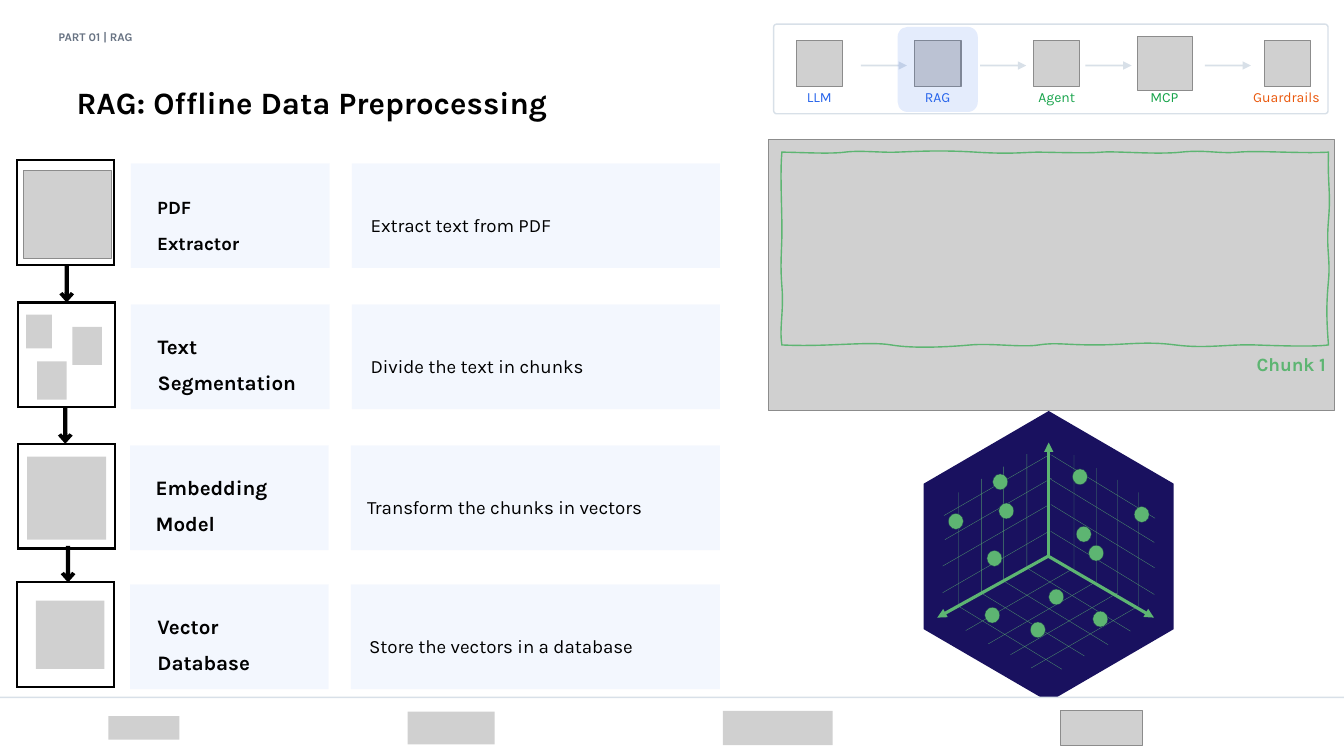
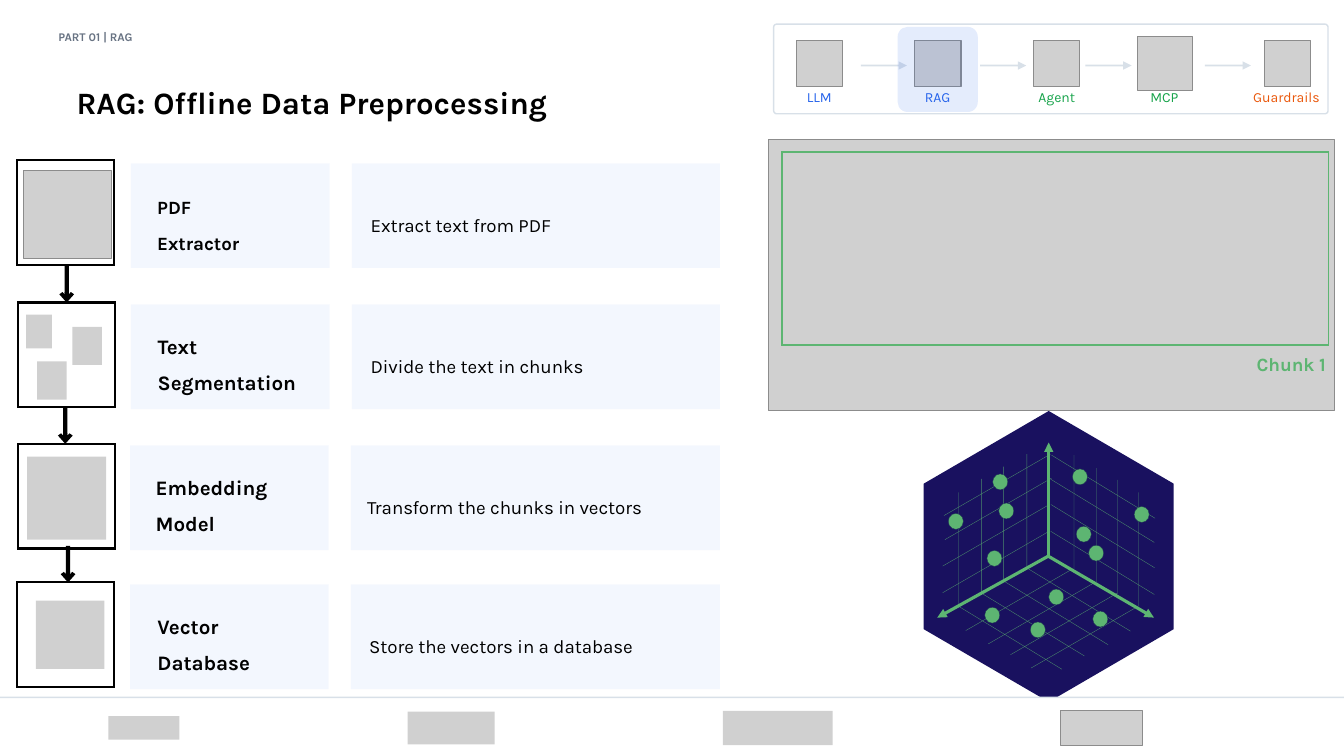
Before and after one commit to ovaccarelli/tutorial_ICDAR, a slide deck: slide 7 of presentation/tutorial_ICDAR.pptx. Drawn at 1344x756 pixels with LibreOffice and Linux fonts; fonts in the diff are those of the drawing; grey boxes stand for pictures. Boxes give left, top, right and bottom in pixels: in the first picture for what was removed or moved away, otherwise in the second. Text is boxed around its words. In the diff, an @@ line names an element or a change of style, - is before the commit and + after.

```diff
--- a/presentation/tutorial_ICDAR.pptx
+++ b/presentation/tutorial_ICDAR.pptx
@@ freeform shape removed at [782,152,1329,345] @@
@@ rectangle added at [782,152,1329,345], outline #5DB572 1 pt @@
```
Also in this commit, not shown: 1 other file.
